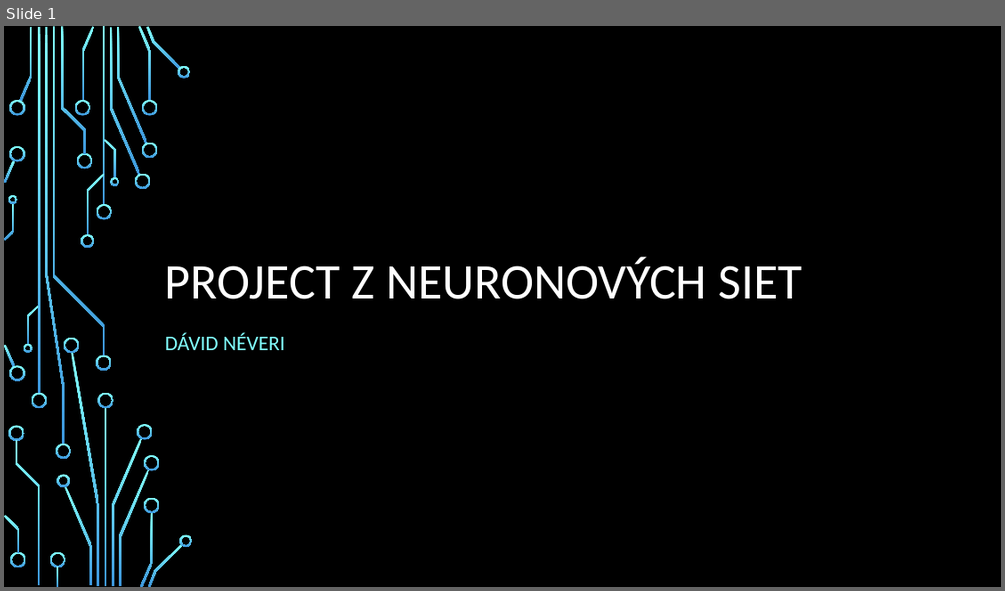
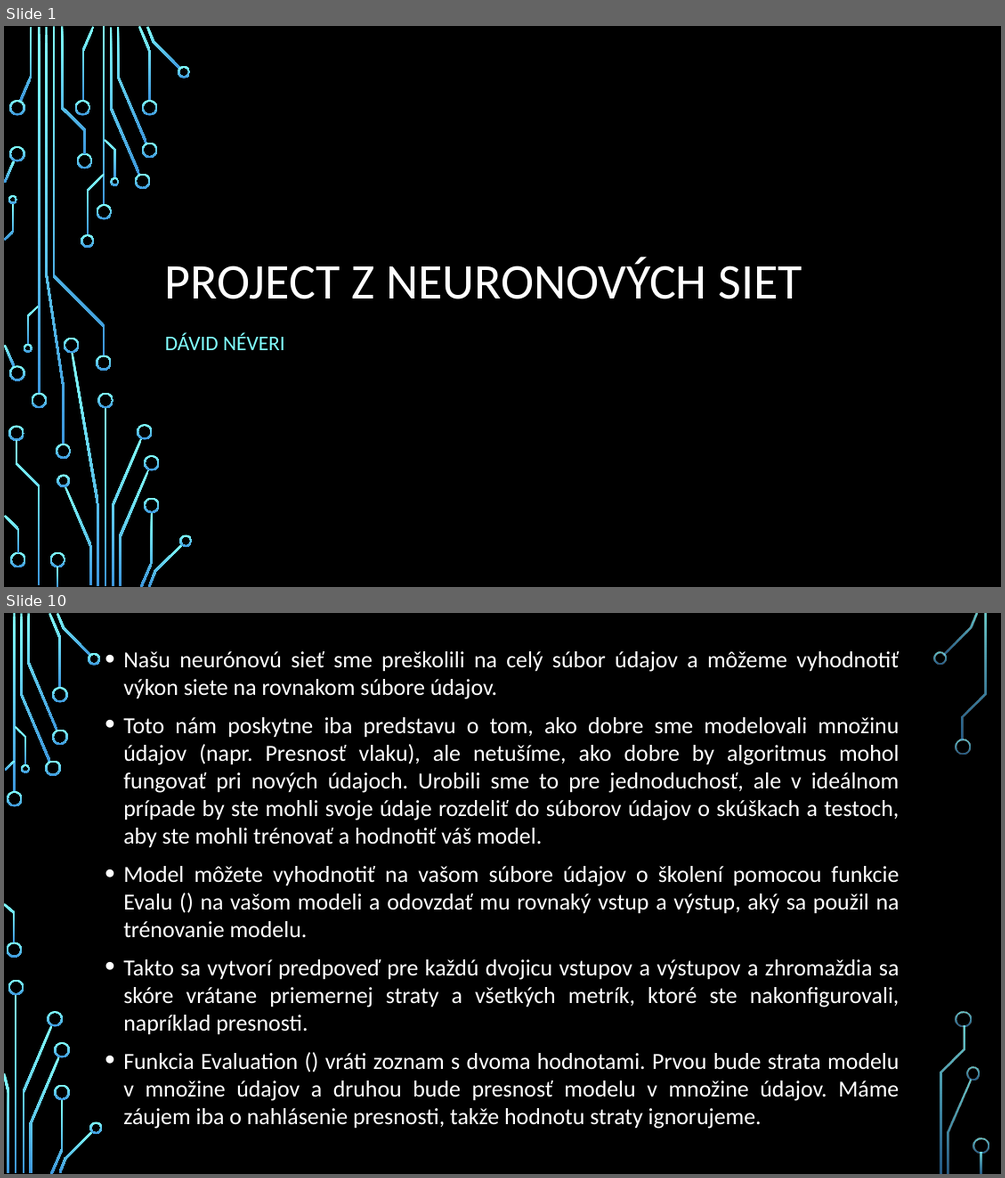
Before and after one commit to georgeob/Neveri_NS2020, a slide deck: Néveri_NS2019.pptx. Shown one above the other, each under a label of ours: slide 1 before the commit, slides 1 and 10 after it; the slides between them are not shown. The pictures are 1005x591 and 1005x1178 pixels, drawn with LibreOffice and Linux fonts; fonts in the diff are those of the drawing; background and template pictures are left out. Boxes give left, top, right and bottom in pixels: in the first picture for what was removed or moved away, otherwise in the second. Text is boxed around its words. In the diff, an @@ line names an element or a change of style, - is before the commit and + after.

```diff
--- a/Néveri_NS2019.pptx
+++ b/Néveri_NS2019.pptx
@@ slide 10 added at box(4, 613, 1001, 1174), background picture (left out) @@
@@ text added at box(123, 651, 899, 1128), 22.2 pt, text #FFFFFF @@
+• Našu neurónovú sieť sme preškolili na celý súbor údajov a môžeme vyhodnotiť výkon siete na rovnakom súbore údajov.
+• Toto nám poskytne iba predstavu o tom, ako dobre sme modelovali množinu údajov (napr. Presnosť vlaku), ale netušíme, ako dobre by algoritmus mohol fungovať pri nových údajoch. Urobili sme to pre jednoduchosť, ale v ideálnom prípade by ste mohli svoje údaje rozdeliť do súborov údajov o skúškach a testoch, aby ste mohli trénovať a hodnotiť váš model.
+• Model môžete vyhodnotiť na vašom súbore údajov o školení pomocou funkcie Evalu () na vašom modeli a odovzdať mu rovnaký vstup a výstup, aký sa použil na trénovanie modelu.
+• Takto sa vytvorí predpoveď pre každú dvojicu vstupov a výstupov a zhromaždia sa skóre vrátane priemernej straty a všetkých metrík, ktoré ste nakonfigurovali, napríklad presnosti.
+• Funkcia Evaluation () vráti zoznam s dvoma hodnotami. Prvou bude strata modelu v množine údajov a druhou bude presnosť modelu v množine údajov. Máme záujem iba o nahlásenie presnosti, takže hodnotu straty ignorujeme.
@@ group added at box(4, 613, 989, 1174): 33 freeform shapes, 3 rectangles @@
```
Also in this commit, not shown: 13 other slides added, 1 slide removed.
